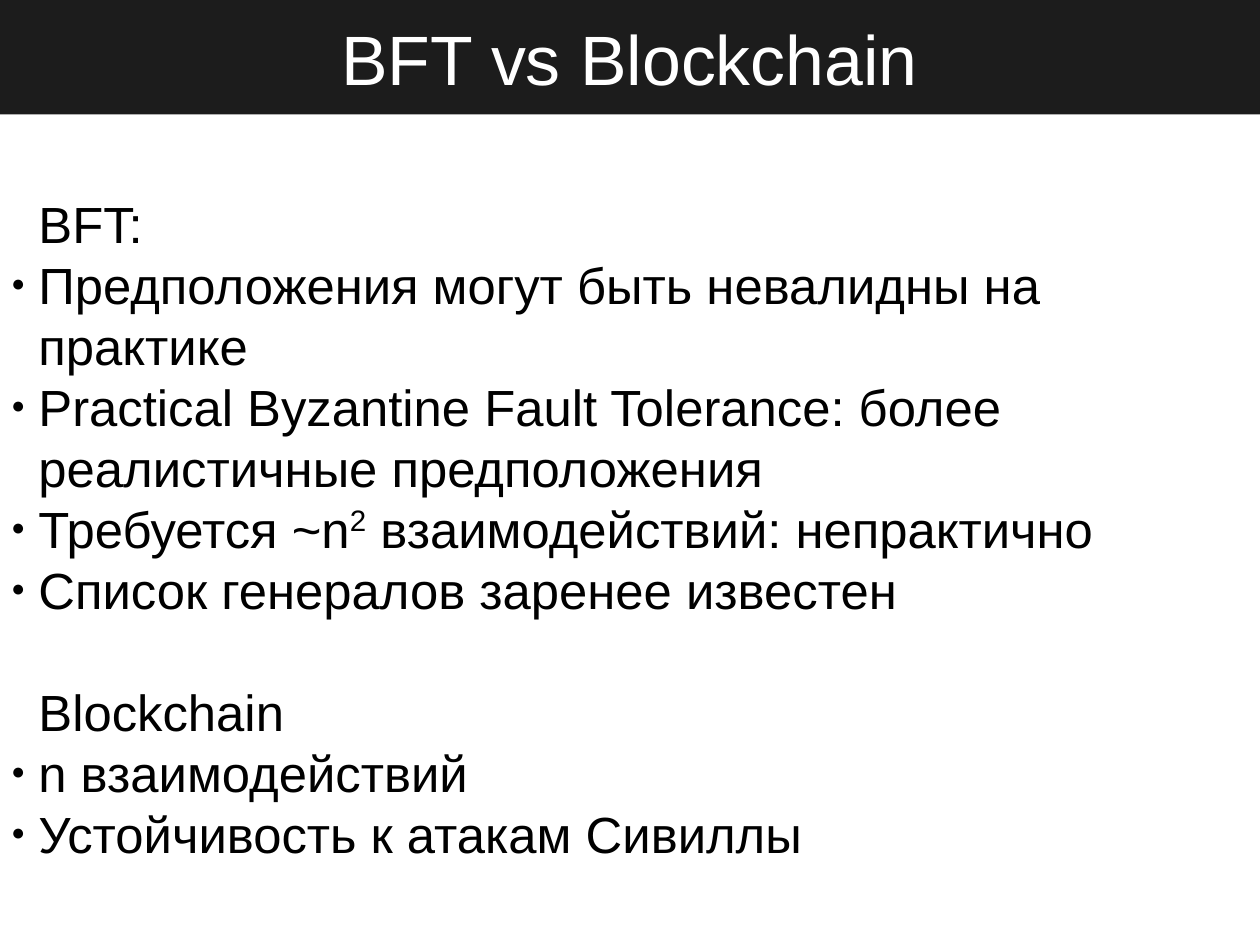
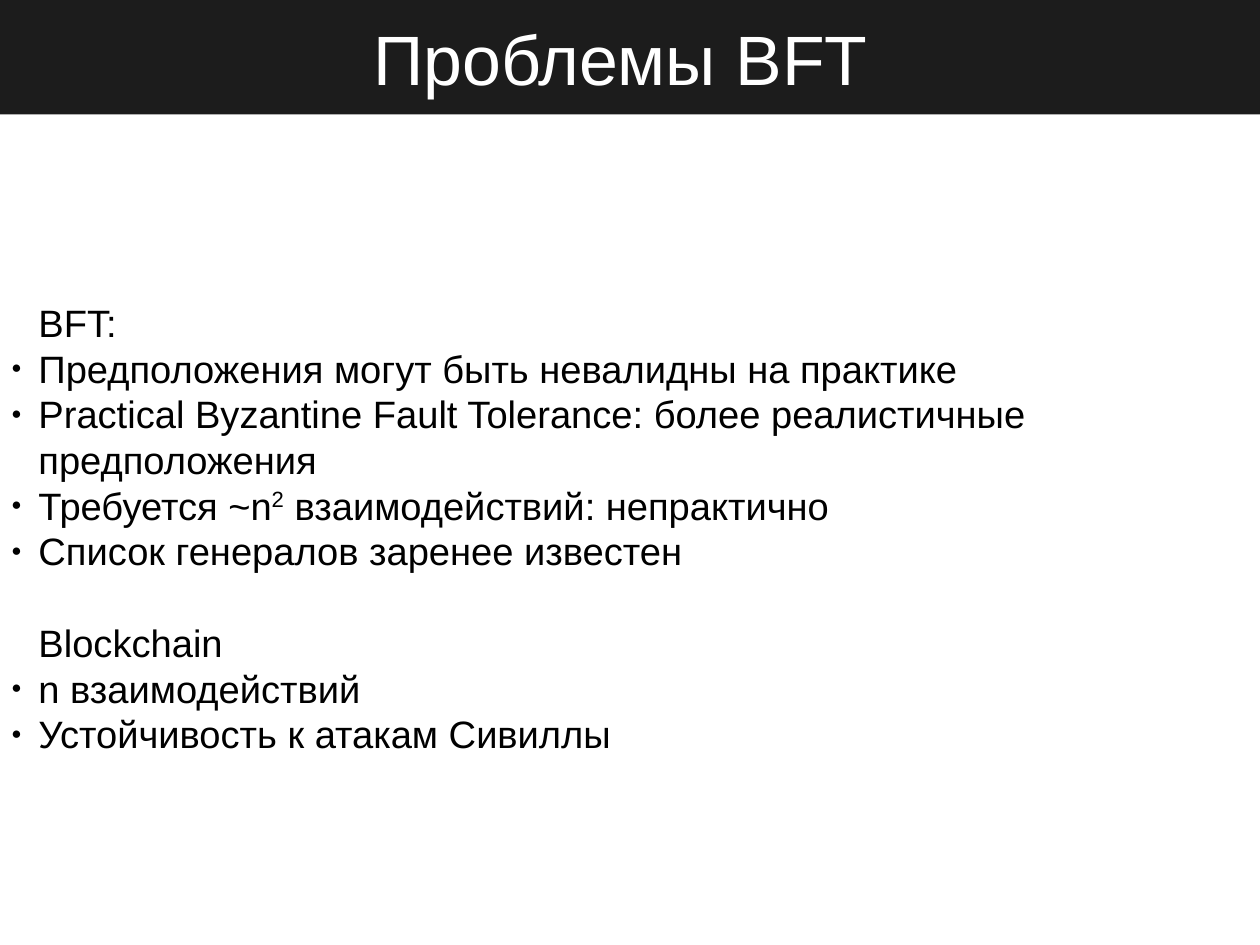
Before and after one commit to StateProof/blockchainClass, a slide deck: slide 22 of executive/1.Intro.odp (slide 16 before the commit). Drawn at 1260x945 pixels with LibreOffice and Linux fonts; fonts in the diff are those of the drawing. Boxes give left, top, right and bottom in pixels: in the first picture for what was removed or moved away, otherwise in the second. Text is boxed around its words. In the diff, an @@ line names an element or a change of style, - is before the commit and + after.

```diff
--- a/executive/1.Intro.odp
+++ b/executive/1.Intro.odp
@@ title at <box>374,34,867,98</box>: text changed @@
-BFT vs Blockchain
+Проблемы BFT
@@ subtitle "BFT:" at <box>38,310,1025,749</box>: size 32 to 24 pt @@
```
Also in this commit, not shown: 2 other slides changed, 19 slides added, 2 slides removed, 4 other files.
